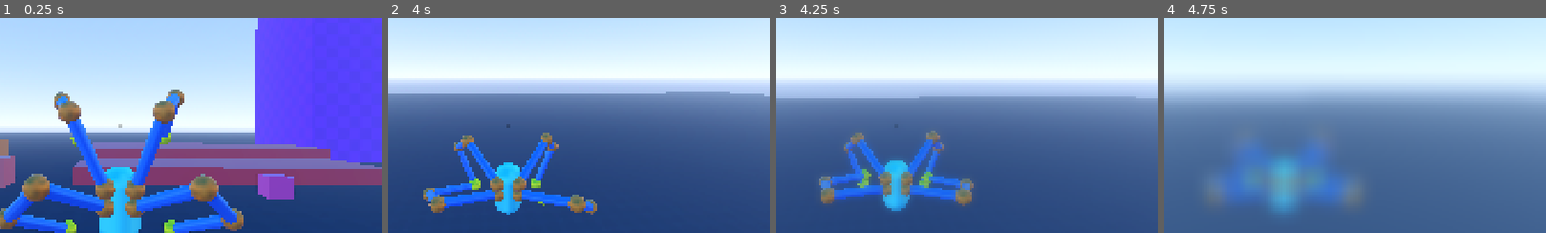
Above: before the commit, frames 1-4 (left to right).
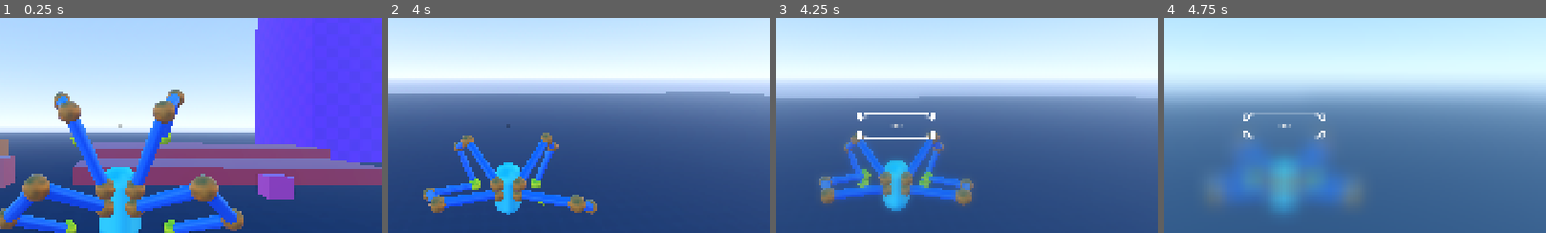
Above: after the commit, the same moments.

Repository: lliamsymonds04/doc-oc
Game: Godot game, scene res://main.tscn
Two runs of this game, one before a commit and one after it. Both use one fixed random seed, a clock stepped at 60 frames per second and the inputs below.
Inputs (mouse positions are % of the whole screen's width and height, from its top left):
- Up to frame 1 (0.25 s): no input
- Up to frame 2 (4 s): move the mouse to (55, 50) at 0.52 s; hold Shift (sprint) 0.53-1.28 s; hold W (forward) from 0.53 s (still down); tap Space (jump) at 0.77, 1.52, 3.02, 3.77 s; move the mouse to (45, 50) at 1.27 s; tap Shift (sprint) at 1.35, 2.85 s; move the mouse to (52, 48) at 2.02 s; hold Shift (sprint) 2.03-2.78 s; move the mouse to (49, 52) at 2.77 s; move the mouse to (57, 51) at 3.52 s; hold Shift (sprint) from 3.53 s (still down)
- Up to frame 3 (4.25 s): keep holding W (forward); keep holding Shift (sprint); tap Escape (pause) at 4.15 s
- Up to frame 4 (4.75 s): release W (forward) at 4.25 s; release Shift (sprint) at 4.25 s; click (50, 50) at 4.25 s, where only the run after the commit has a clickable "Test"
The pictures show only the part of the screen within x 34-84%, y 25-75%; the shares and areas given below are measured in that part.

Frames 1-2 are identical in both runs. In frame 3, 0.6% of the frame differs, in the area x 21-42%, y 44-57%; in frame 4, 0.4%.

Commit message:
feat: texture button helper

Diff:
--- a/ui/hud.tscn
+++ b/ui/hud.tscn
@@ -3,12 +3,30 @@
 [ext_resource type="PackedScene" uid="uid://d07l4xvcqt7ft" path="res://ui/crosshair.tscn" id="1_rbyyf"]
 [ext_resource type="Script" uid="uid://c1yy3j3seh5qc" path="res://ui/pause_menu.gd" id="2_276te"]
 [ext_resource type="Shader" uid="uid://bu60as08yka86" path="res://shaders/blur.gdshader" id="3_546lt"]
+[ext_resource type="PackedScene" uid="uid://cnd56v71x1mrb" path="res://ui/pause_menu_button.tscn" id="4_7ihmi"]
+[ext_resource type="Texture2D" uid="uid://dquvt5q36wrht" path="res://assets/ui/panel-border-025.png" id="5_en2x2"]
 
 [sub_resource type="ShaderMaterial" id="ShaderMaterial_m2c1y"]
 shader = ExtResource("3_546lt")
 shader_parameter/blur_amount = 0.0
 shader_parameter/mix_amount = 0.0
-shader_parameter/color_overlay = Color(0.7764706, 1, 1, 1)
+shader_parameter/color_overlay = Color(0.5882353, 1, 1, 1)
+
+[sub_resource type="StyleBoxTexture" id="StyleBoxTexture_1v5rv"]
+texture = ExtResource("5_en2x2")
+texture_margin_left = 20.0
+texture_margin_top = 20.0
+texture_margin_right = 20.0
+texture_margin_bottom = 20.0
+modulate_color = Color(0.7, 0.7, 0.7, 1)
+
+[sub_resource type="StyleBoxTexture" id="StyleBoxTexture_q43x7"]
+texture = ExtResource("5_en2x2")
+texture_margin_left = 20.0
+texture_margin_top = 20.0
+texture_margin_right = 20.0
+texture_margin_bottom = 20.0
+modulate_color = Color(1.25, 1.25, 1.25, 1)
 
 [node name="Hud" type="CanvasLayer" unique_id=395865671]
 
@@ -34,3 +52,20 @@
 anchor_bottom = 1.0
 grow_horizontal = 2
 grow_vertical = 2
+
+[node name="Button" parent="PauseMenu" unique_id=1557939307 instance=ExtResource("4_7ihmi")]
+layout_mode = 1
+anchors_preset = 8
+anchor_left = 0.5
+anchor_top = 0.5
+anchor_right = 0.5
+anchor_bottom = 0.5
+offset_left = -100.0
+offset_top = -30.0
+offset_right = 100.0
+offset_bottom = 30.0
+grow_horizontal = 2
+grow_vertical = 2
+theme_override_styles/pressed = SubResource("StyleBoxTexture_1v5rv")
+theme_override_styles/hover = SubResource("StyleBoxTexture_q43x7")
+hover_tween_duration = null
--- /dev/null
+++ b/ui/pause_menu_button.tscn
@@ -0,0 +1,46 @@
+[gd_scene format=3 uid="uid://cnd56v71x1mrb"]
+
+[ext_resource type="Texture2D" uid="uid://eie24le2lqen" path="res://assets/ui/panel-transparent-center-019.png" id="1_8vh48"]
+[ext_resource type="FontFile" uid="uid://t40g2ovltieu" path="res://assets/Anton-Regular.ttf" id="1_nlakb"]
+[ext_resource type="Texture2D" uid="uid://dquvt5q36wrht" path="res://assets/ui/panel-border-025.png" id="2_nlakb"]
+[ext_resource type="Script" uid="uid://dhrbbye0yiydk" path="res://ui/texture_button_helper.gd" id="4_nlakb"]
+[ext_resource type="AudioStream" uid="uid://ehnn5pwugba6" path="res://assets/audio/ui/rollover3.ogg" id="5_s26ir"]
+[ext_resource type="AudioStream" uid="uid://b30s56s8vff0f" path="res://assets/audio/ui/click1.ogg" id="6_s26ir"]
+
+[sub_resource type="StyleBoxTexture" id="StyleBoxTexture_m2c1y"]
+texture = ExtResource("2_nlakb")
+texture_margin_left = 20.0
+texture_margin_top = 20.0
+texture_margin_right = 20.0
+texture_margin_bottom = 20.0
+
+[sub_resource type="StyleBoxTexture" id="StyleBoxTexture_l10w8"]
+texture = ExtResource("1_8vh48")
+texture_margin_left = 20.0
+texture_margin_top = 20.0
+texture_margin_right = 20.0
+texture_margin_bottom = 20.0
+modulate_color = Color(0.7, 0.7, 0.7, 1)
+
+[sub_resource type="StyleBoxTexture" id="StyleBoxTexture_s26ir"]
+texture = ExtResource("1_8vh48")
+texture_margin_left = 20.0
+texture_margin_top = 20.0
+texture_margin_right = 20.0
+texture_margin_bottom = 20.0
+modulate_color = Color(1.25, 1.25, 1.25, 1)
+
+[node name="Button" type="Button" unique_id=1557939307]
+custom_minimum_size = Vector2(200, 60)
+offset_right = 40.0
+offset_bottom = 40.0
+theme_override_fonts/font = ExtResource("1_nlakb")
+theme_override_styles/normal = SubResource("StyleBoxTexture_m2c1y")
+theme_override_styles/pressed = SubResource("StyleBoxTexture_l10w8")
+theme_override_styles/hover = SubResource("StyleBoxTexture_s26ir")
+text = "Test"
+script = ExtResource("4_nlakb")
+hover_sound = ExtResource("5_s26ir")
+pressed_sound = ExtResource("6_s26ir")
+
+[node name="AudioStreamPlayer2D" type="AudioStreamPlayer2D" parent="." unique_id=309600754]
--- /dev/null
+++ b/ui/test.tscn
@@ -0,0 +1,9 @@
+[gd_scene format=3 uid="uid://dtk6d5lfl72t0"]
+
+[node name="Test" type="Control" unique_id=205648206]
+layout_mode = 3
+anchors_preset = 15
+anchor_right = 1.0
+anchor_bottom = 1.0
+grow_horizontal = 2
+grow_vertical = 2
--- /dev/null
+++ b/ui/texture_button_helper.gd
@@ -0,0 +1,68 @@
+@tool
+extends Button
+class_name TextureButtonHelper
+
+@export var hover_color := Color(1.25, 1.25, 1.25)
+@export var pressed_color := Color(0.7, 0.7, 0.7)
+
+@export_category("Tweens")
+@export var hover_size_factor := 1.05
+@export var scale_tween_duration := 0.1
+@export var pressed_size_factor := 0.95
+
+@export_category("Sounds")
+@export var hover_sound: AudioStreamOggVorbis = null
+@export var pressed_sound: AudioStreamOggVorbis
+
+@onready var audio_player = $AudioStreamPlayer2D
+
+var effect_tween: Tween
+var hovered := false
+
+func _ready() -> void:
+	var normal := get_theme_stylebox("normal") as StyleBoxTexture
+	if normal == null:
+		return
+
+	var variants := {
+		"hover": hover_color,
+		"pressed": pressed_color,
+	}
+	for state: String in variants:
+		var sb: StyleBoxTexture = normal.duplicate()
+		sb.modulate_color = variants[state]
+		add_theme_stylebox_override(state, sb)
+
+	pivot_offset = size/2.0
+
+	self.mouse_entered.connect(_mouse_entered)
+	self.mouse_exited.connect(_mouse_exited)
+	self.button_down.connect(_on_button_down)
+	self.button_up.connect(_on_button_up)
+
+func _animate_scale(t: float) -> void:
+	if effect_tween != null:
+		effect_tween.stop()
+	effect_tween = create_tween()
+	effect_tween.tween_property(self, "scale", Vector2(t, t), scale_tween_duration)
+
+func _play_sound(sound: AudioStreamOggVorbis) -> void:
+	if sound != null:
+		audio_player.stream = sound
+		audio_player.play()
+
+func _mouse_entered() -> void:
+	_animate_scale(hover_size_factor)
+	hovered = true
+	_play_sound(hover_sound)
+
+func _mouse_exited() -> void:
+	_animate_scale(1.0)
+	hovered = false
+
+func _on_button_down() -> void:
+	_animate_scale(pressed_size_factor)
+	_play_sound(pressed_sound)
+
+func _on_button_up() -> void:
+	_animate_scale(hover_size_factor if is_hovered else 1.0)
Binary file added: assets/Anton-Regular.ttf
Not shown, added: assets/Anton-Regular.ttf.import
Not shown, added: assets/audio/ui/click1.ogg.import
Not shown, added: assets/audio/ui/rollover3.ogg.import
Binary file added: assets/ui/panel-border-025.png
Not shown, added: assets/ui/panel-border-025.png.import
Binary file added: assets/ui/panel-transparent-border-019.png
Not shown, added: assets/ui/panel-transparent-border-019.png.import
Binary file added: assets/ui/panel-transparent-center-019.png
Not shown, added: assets/ui/panel-transparent-center-019.png.import
Not shown, added: ui/texture_button_helper.gd.uid
Not shown, added: assets/audio/ui/click1.ogg
(and 1 more such lines)
